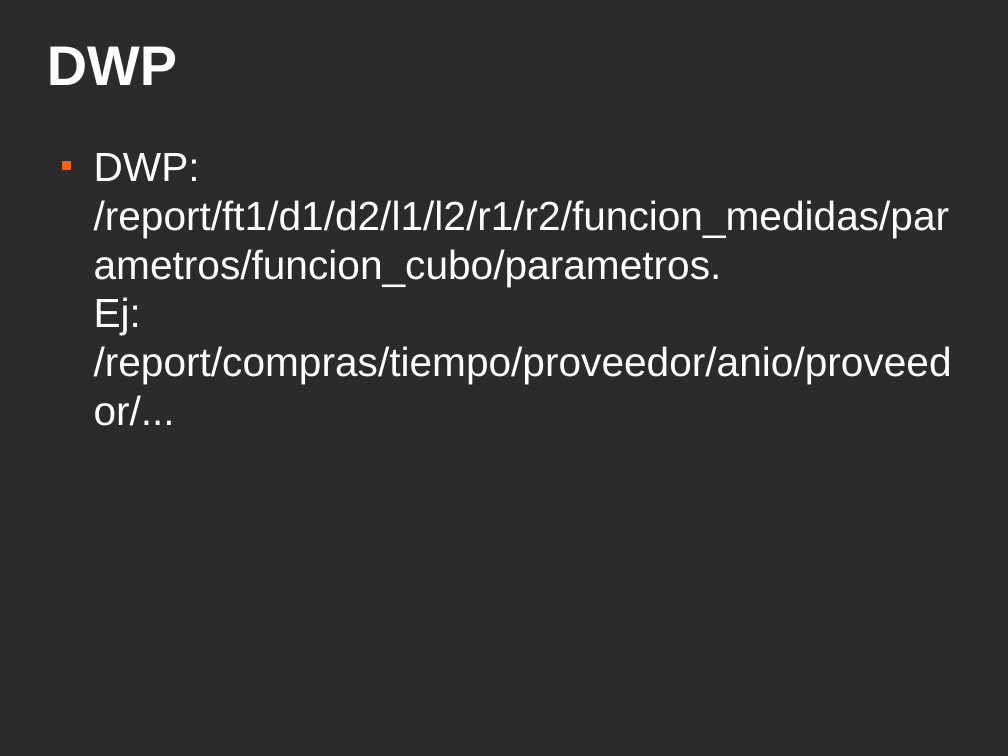
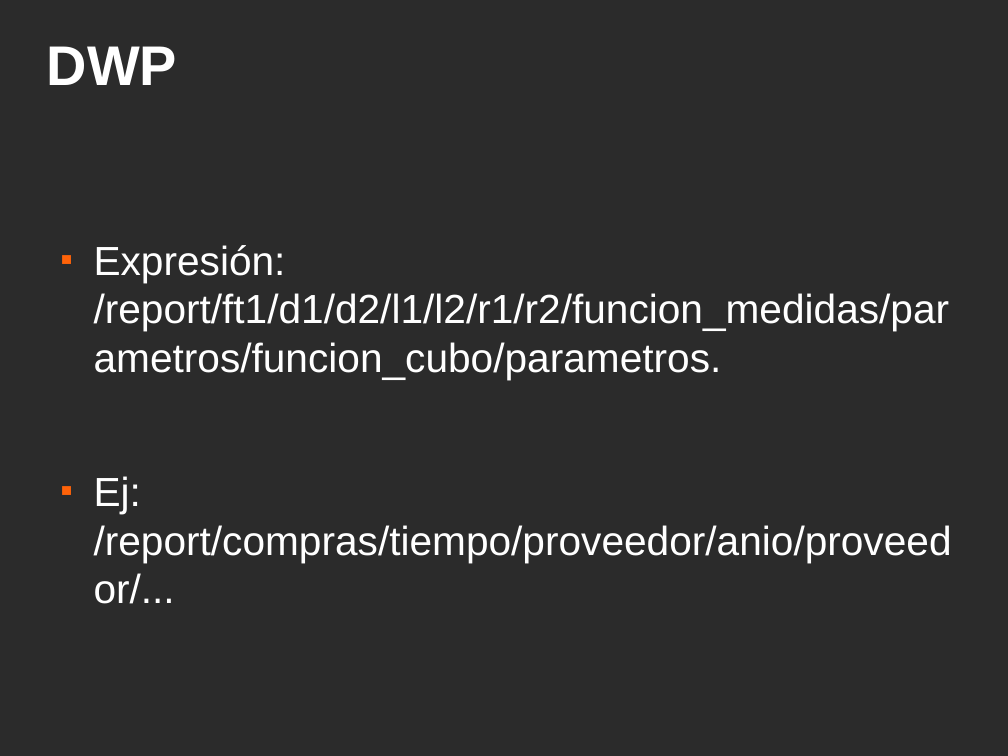
Before and after one commit to ervin45/proyectofinal, a slide deck: slide 36 of doc/material_para_la_catedra/presentacion_final/presentacion_final.odp. Drawn at 1008x756 pixels with LibreOffice and Linux fonts; fonts in the diff are those of the drawing; background and template pictures are left out; a plain dark background stands for a picture behind light text. Boxes give left, top, right and bottom in pixels: in the first picture for what was removed or moved away, otherwise in the second. Text is boxed around its words. In the diff, an @@ line names an element or a change of style, - is before the commit and + after.

Commit message:
presentacion

```diff
--- a/doc/material_para_la_catedra/presentacion_final/presentacion_final.odp
+++ b/doc/material_para_la_catedra/presentacion_final/presentacion_final.odp
@@ text at <box>94,245,952,562</box>: text changed @@
-■ DWP: /report/ft1/d1/d2/l1/l2/r1/r2/funcion_medidas/parametros/funcion_cubo/parametros.
-  Ej: /report/compras/tiempo/proveedor/anio/proveedor/...
+■ Expresión: /report/ft1/d1/d2/l1/l2/r1/r2/funcion_medidas/parametros/funcion_cubo/parametros.
+■ Ej: /report/compras/tiempo/proveedor/anio/proveedor/...
```
Also in this commit, not shown: 4 other slides changed.
